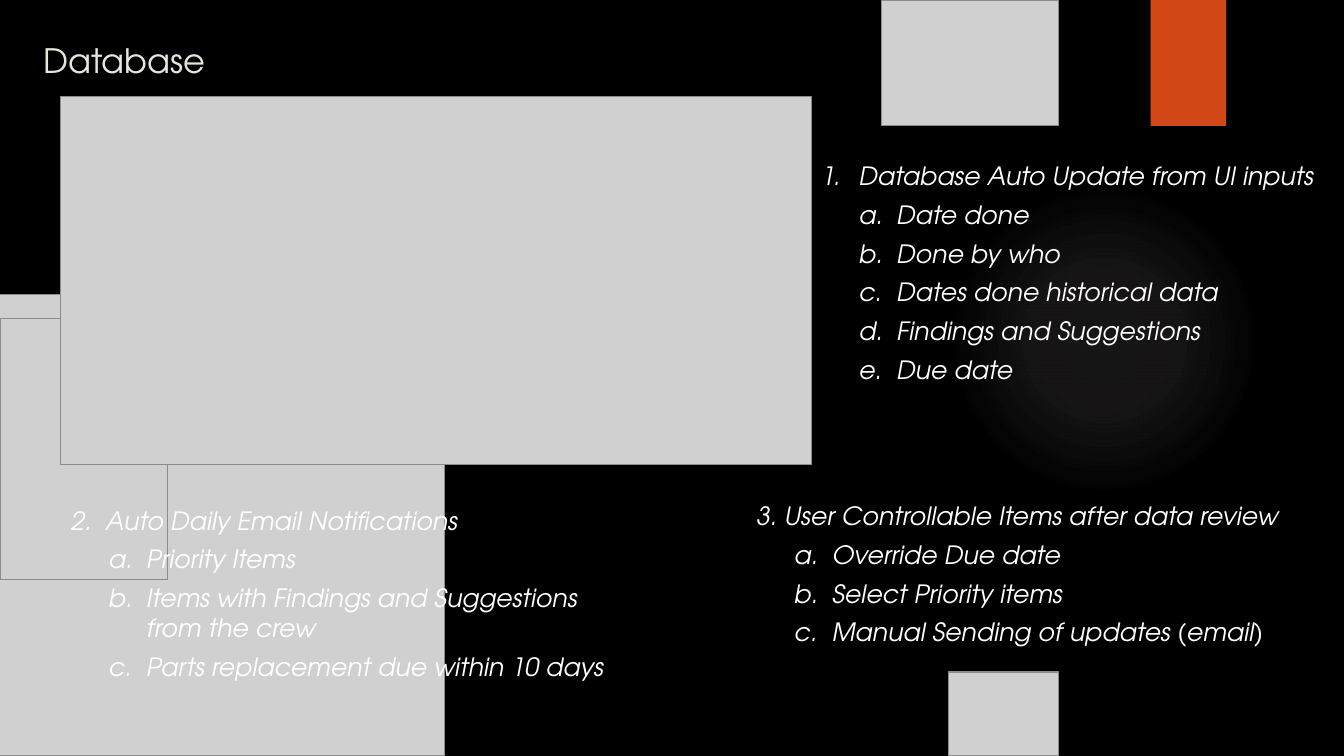
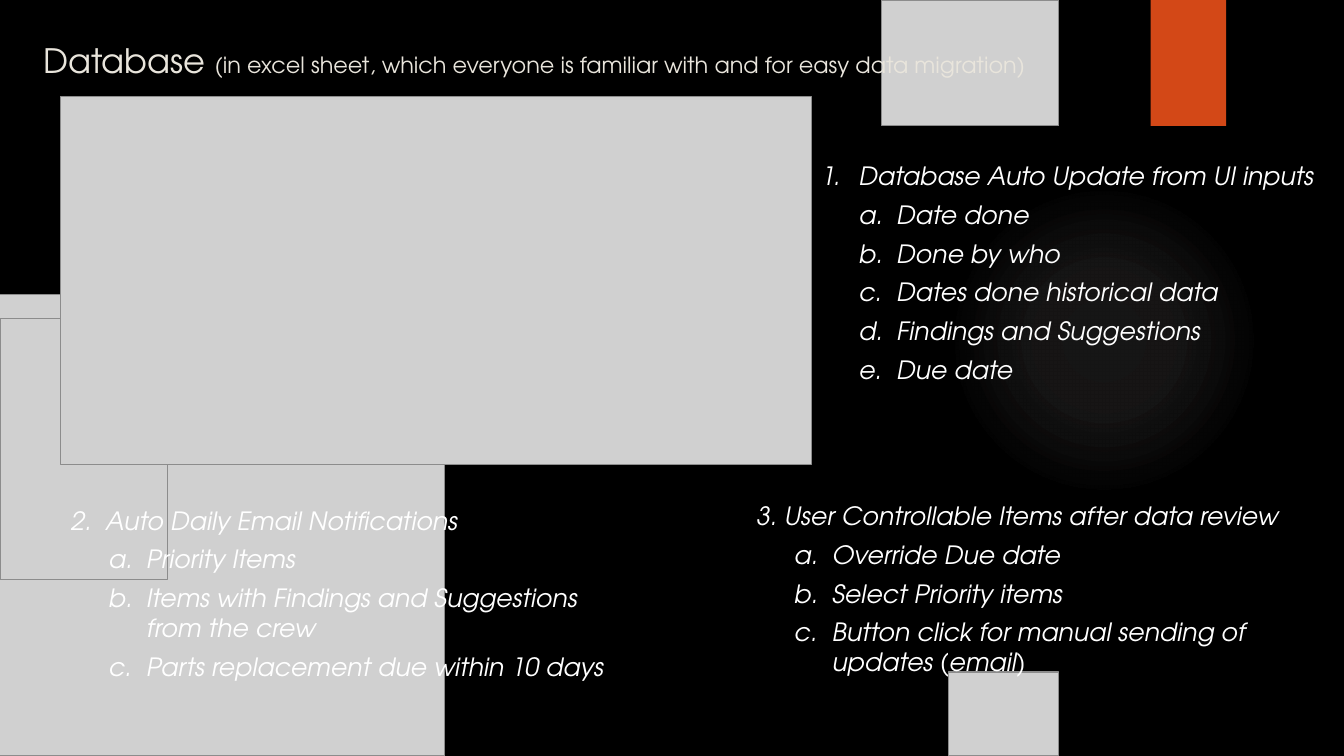
Before and after one commit to richard-DT/AutomatedPreventiveMaintenance, a slide deck: slide 5 of Automated Maintenance System.pptx (slide 3 before the commit). Drawn at 1344x756 pixels with LibreOffice and Linux fonts; fonts in the diff are those of the drawing; grey boxes stand for pictures; background and template pictures are left out. Boxes give left, top, right and bottom in pixels: in the first picture for what was removed or moved away, otherwise in the second. Text is boxed around its words. In the diff, an @@ line names an element or a change of style, - is before the commit and + after.

```diff
--- a/Automated Maintenance System.pptx
+++ b/Automated Maintenance System.pptx
@@ text at box(43, 48, 908, 84): text changed; size 24 to 16 pt @@
-Database
+Database (in excel sheet, which everyone is familiar with and for easy data migration)
@@ text at box(832, 622, 1245, 683): text changed @@
-  c. Manual Sending of updates (email)
+  c. Button click for manual sending of updates (email)
```
Also in this commit, not shown: 2 other slides changed, 4 slides added, 1 slide removed.
